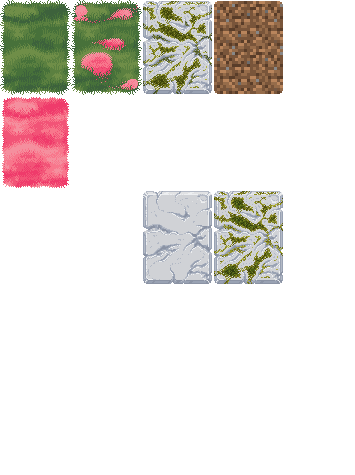
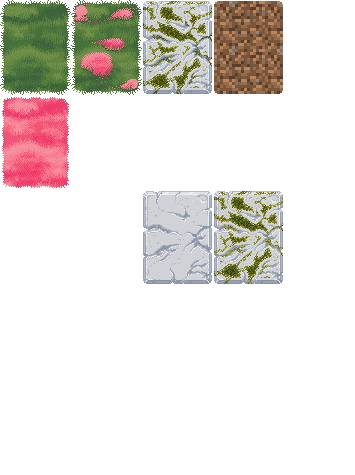
Before/after of a 355 x 475 layered artwork. What changed in the layer stack:
painted on "Grass" over [74, 14, 137, 91]
